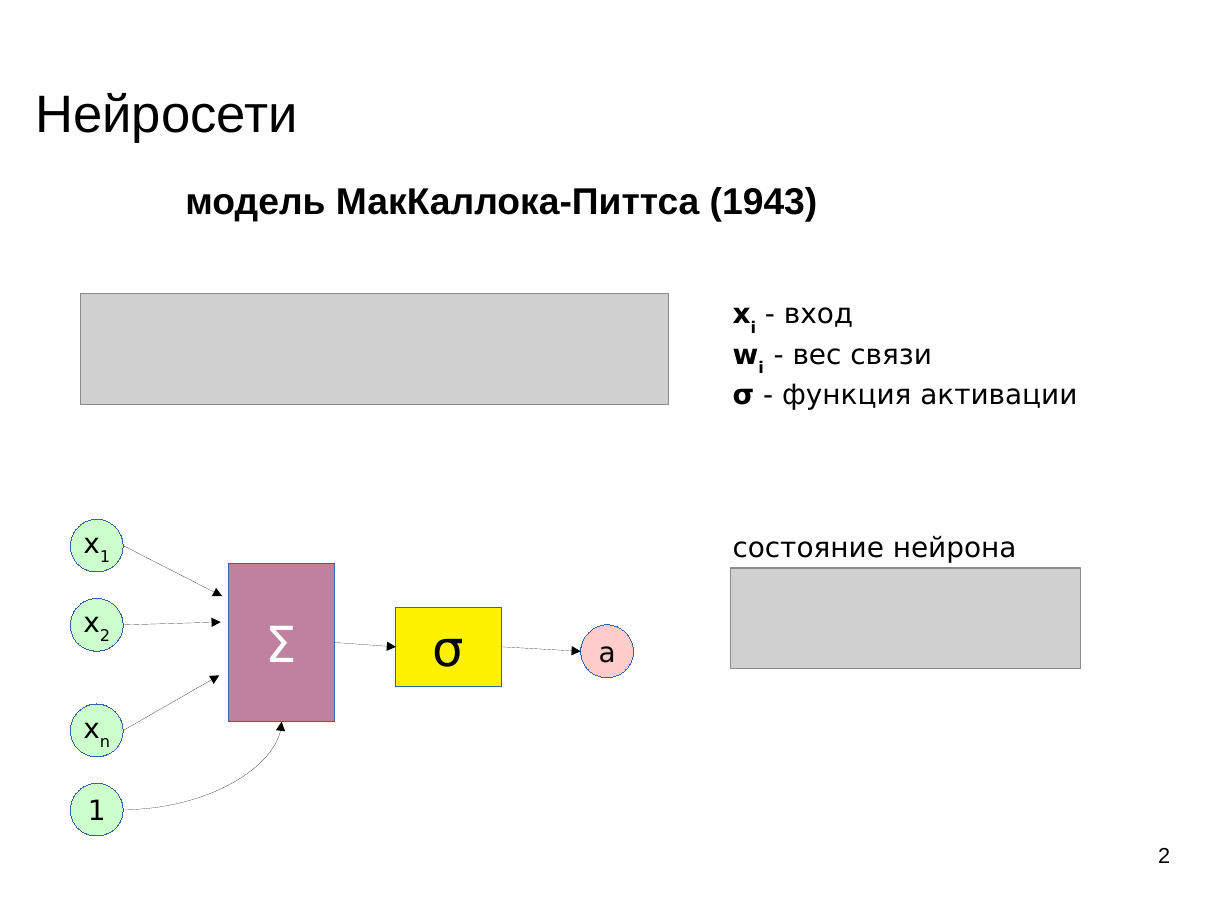
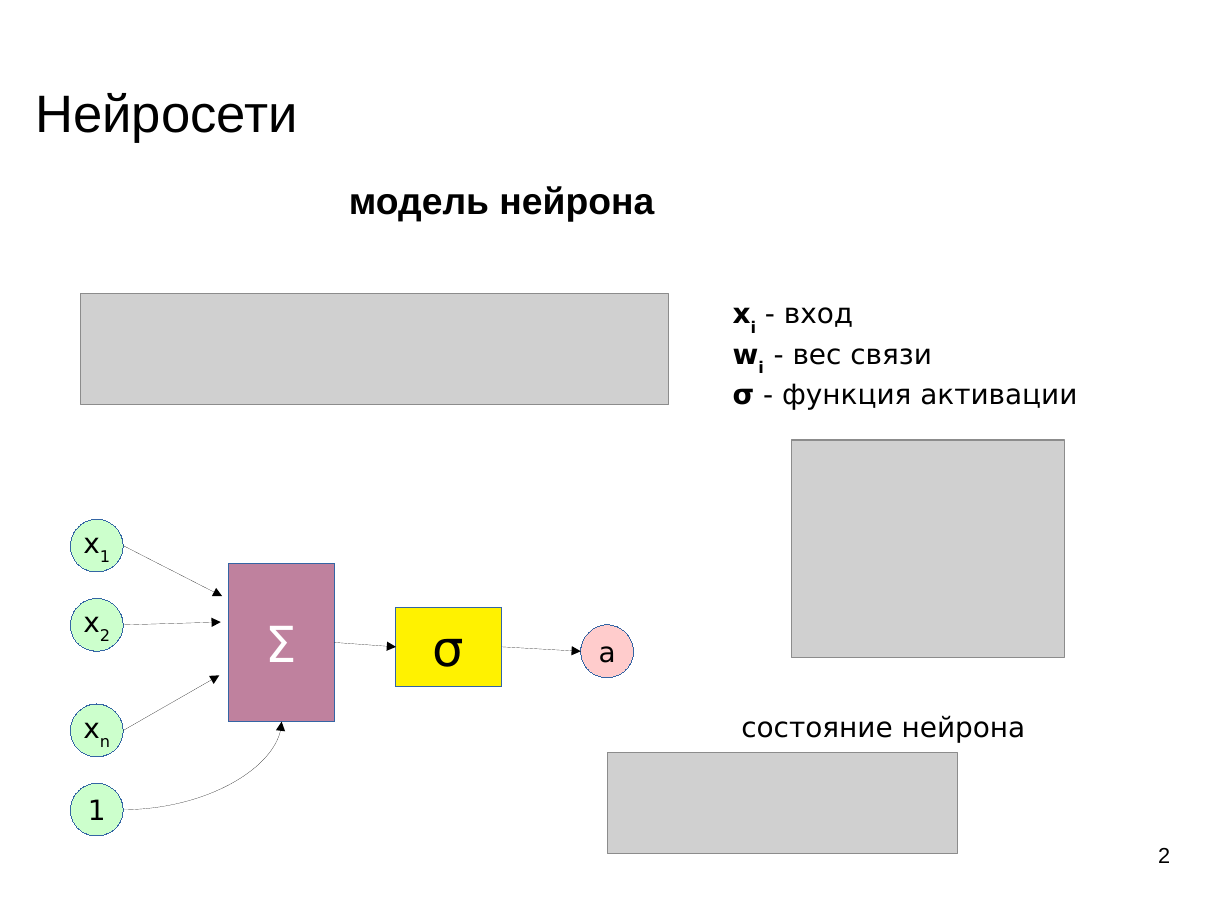
Before and after one commit to mechanoid5/ml_lectorium_legacy, a slide deck: slide 2 of 20-lstm.odp. Drawn at 1232x924 pixels with LibreOffice and Linux fonts; fonts in the diff are those of the drawing; grey boxes stand for pictures; background and template pictures are left out. Boxes give left, top, right and bottom in pixels: in the first picture for what was removed or moved away, otherwise in the second. Text is boxed around its words. In the diff, an @@ line names an element or a change of style, - is before the commit and + after.

```diff
--- a/20-lstm.odp
+++ b/20-lstm.odp
@@ subtitle at <box>349,186,654,222</box>: text changed @@
-модель МакКаллока-Питтса (1943)
+модель нейрона
@@ picture added at <box>793,440,1065,657</box> @@
@@ text "состояние нейрона": place and size @@
-text "состояние нейрона" at <box>733,535,1017,562</box>
+text "состояние нейрона" at <box>741,715,1026,743</box>
@@ picture: place and size @@
-picture at <box>731,568,1082,669</box>
+picture at <box>607,754,958,854</box>
```
Also in this commit, not shown: 3 other slides changed, 1 slide added, 1 slide removed.
